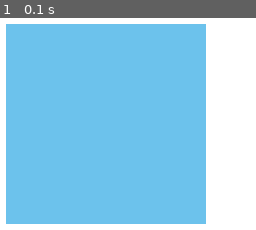
Above: before the commit, frame 1.
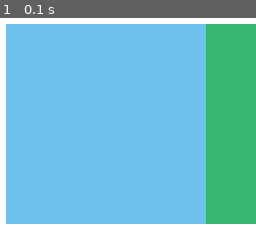
Above: after the commit, the same moment.

Repository: italogama/PyGame-LearnCafe
Game: pygame game, started from Aula 4 Inicio/Aula 04.py
The game is run twice, just before and just after one commit, with the same random seed, the same clock (stepped at 60 frames per second) and the same inputs.
Inputs:
- Up to frame 1 (0.1 s): no input

The runs differ from the first frame. In frame 1, 18% of the frame differs, in the area x 80-100%, y 2-98%.

Commit message:
Aula 10 - Cores e posicionamentos

Diff:
--- a/Aula 4 Inicio/Aula 04.py
+++ b/Aula 4 Inicio/Aula 04.py
@@ -8,9 +8,12 @@
     relogio = pygame.time.Clock()
     cor_branca = (255,255,255)
     cor_azul = (108,194,236) #variaveius de corer, # RGB
-    cor_verde = (152,231,114)
+    cor_verde = (54,182,112)
     sup = pygame.Surface((200, 200))
     sup.fill(cor_azul)
+
+    sup2 = pygame.Surface((100, 100))
+    sup2.fill(cor_verde)
 
 
     sair = False
@@ -22,6 +25,8 @@
         relogio.tick(27) #tick pra atualizar
         tela.fill(cor_branca) #preencher o fundo da tela com cor branca
         tela.blit(sup, [50,50]) #chamando a superficie
+        tela.blit(sup2, [250,50]) #chamando a superficie 2
+        tela.blit(sup2, [250,150])
         pygame.display.update() #Chamar atualização na Tela
 
     pygame.quit() #Quita o game ao clicar no X
